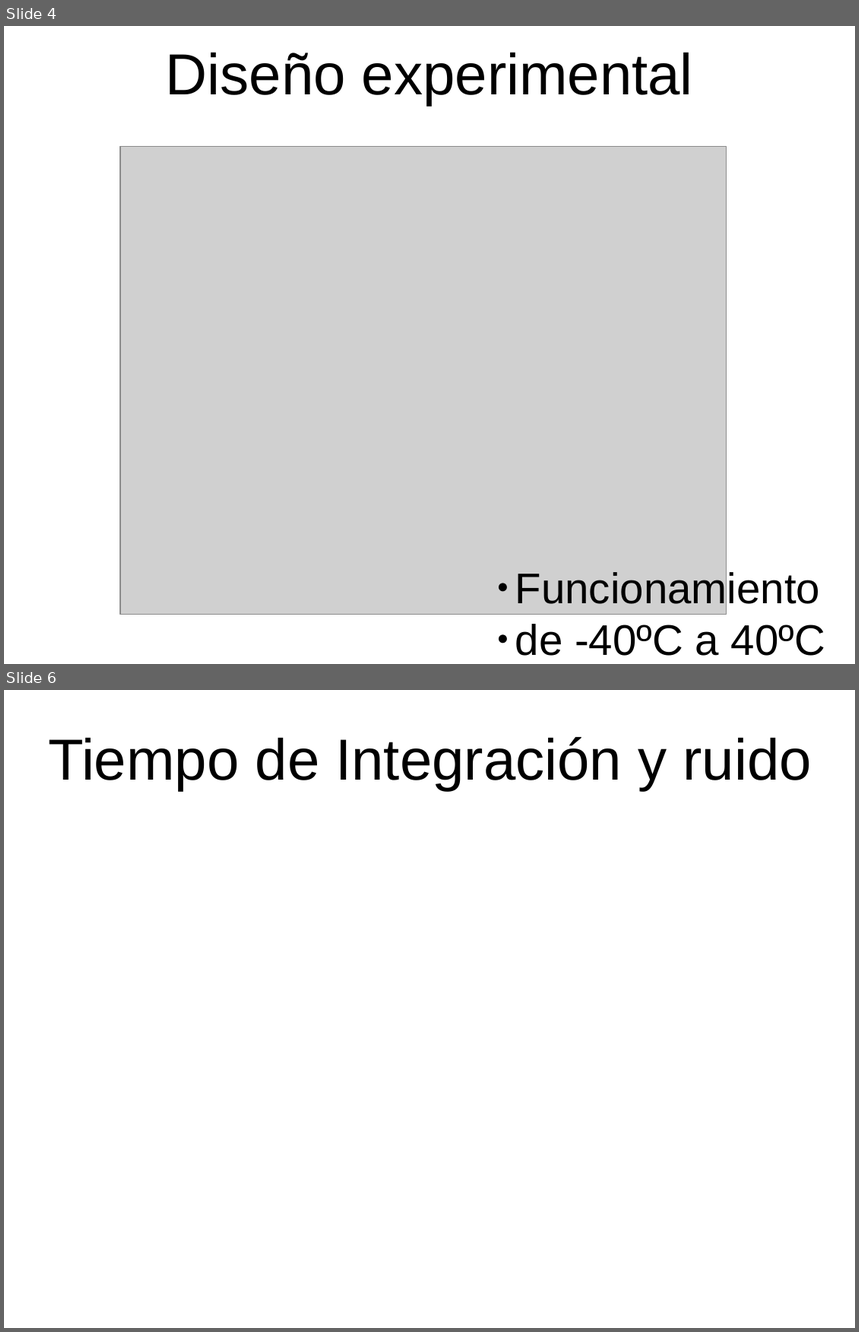
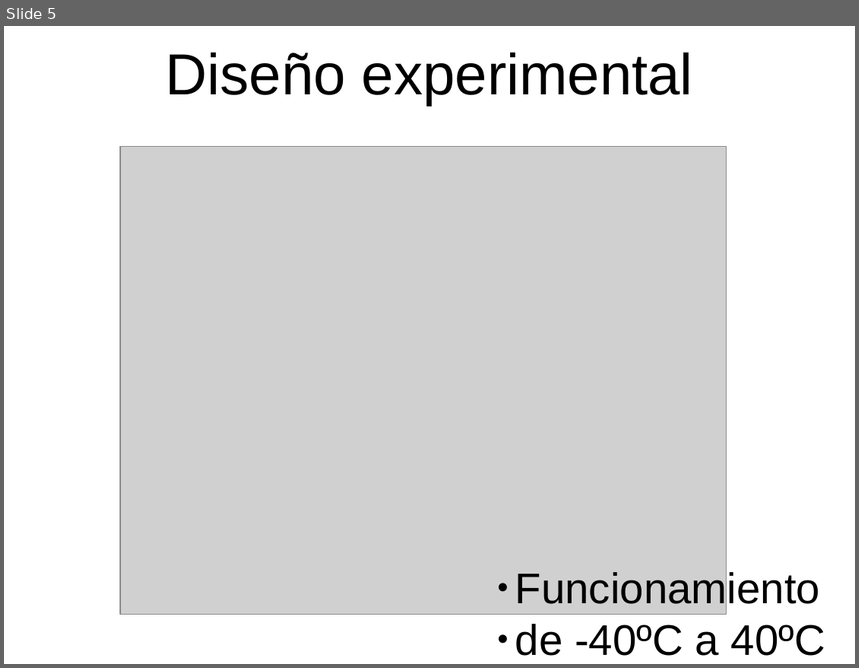
Before and after one commit to labosat/Labo-7, a slide deck: Charla Avance Labo7.odp. Shown one above the other, each under a label of ours: slides 4 and 6 before the commit, slide 5 after it; the slides between them are not shown. The pictures are 859x1332 and 859x668 pixels, drawn with LibreOffice and Linux fonts; fonts in the diff are those of the drawing; grey boxes stand for pictures. Boxes give left, top, right and bottom in pixels: in the first picture for what was removed or moved away, otherwise in the second. Text is boxed around its words. In the diff, an @@ line names an element or a change of style, - is before the commit and + after.

```diff
--- a/Charla Avance Labo7.odp
+++ b/Charla Avance Labo7.odp
@@ slide 6 removed at (4,690,855,1328), background #FFFFFF @@
@@ text removed at (48,737,812,790) @@
-Tiempo de Integración y ruido
@@ what was slide 4 is now slide 5 @@
```
Also in this commit, not shown: 5 slides changed, 3 slides added, 1 other slide removed, 1 other file.
